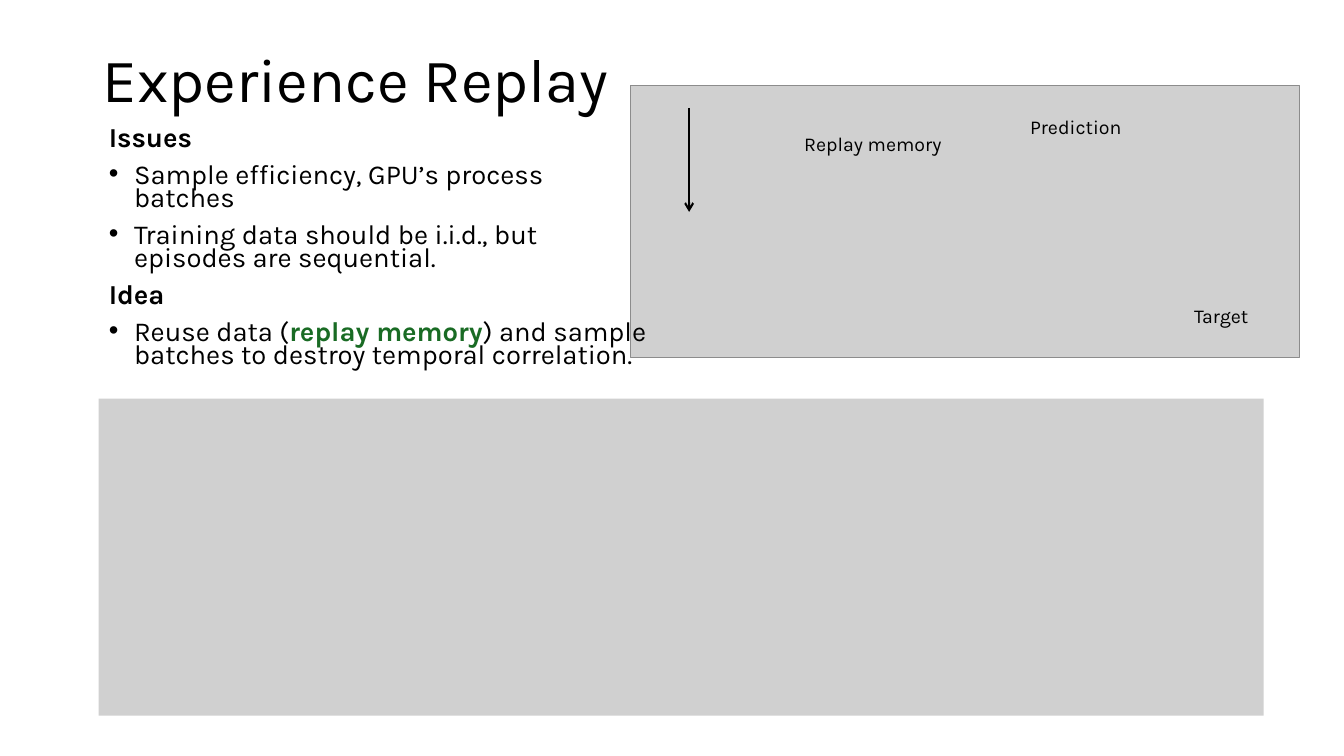
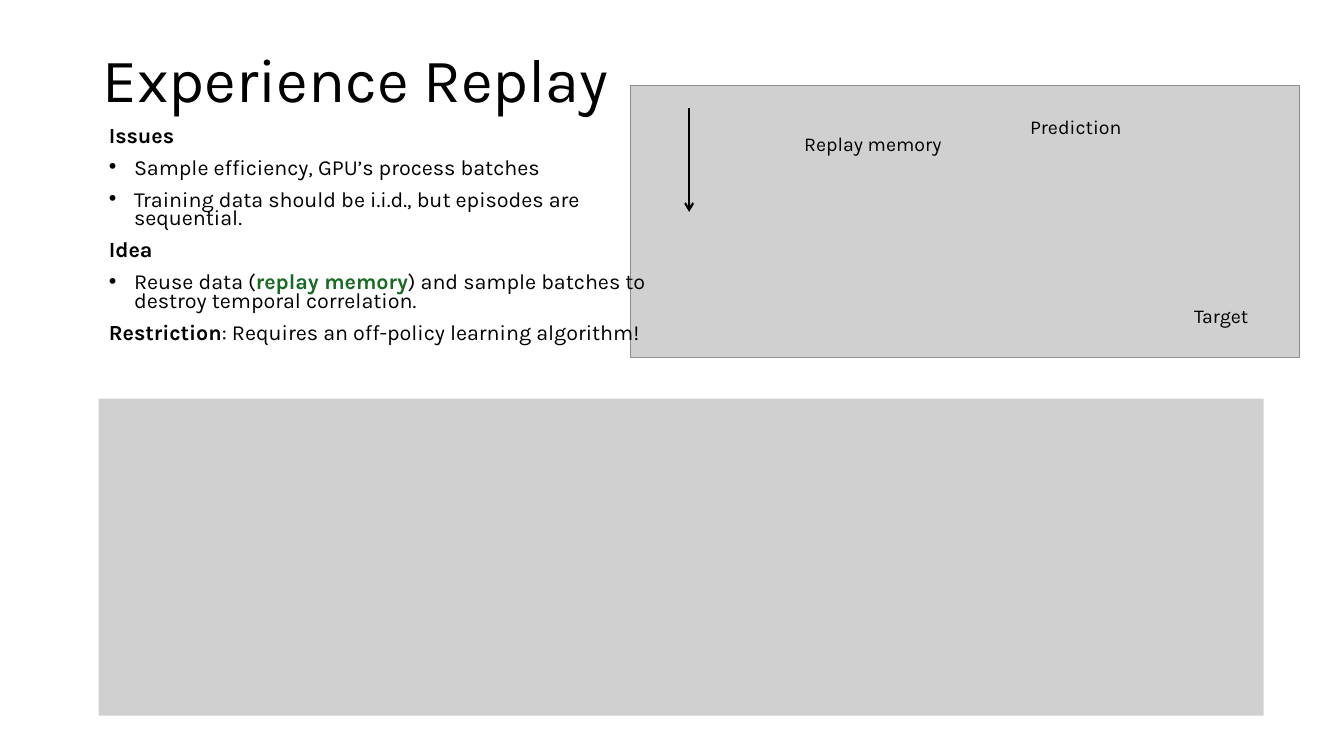
Before and after one commit to mhahsler/Introduction_to_Reinforcement_Learning, a slide deck: slide 14 of slides/Lecture_DRL.pptx. Drawn at 1344x756 pixels with LibreOffice and Linux fonts; fonts in the diff are those of the drawing; grey boxes stand for pictures. Boxes give left, top, right and bottom in pixels: in the first picture for what was removed or moved away, otherwise in the second. Text is boxed around its words. In the diff, an @@ line names an element or a change of style, - is before the commit and + after.

Commit message:
Added code slides.

```diff
--- a/slides/Lecture_DRL.pptx
+++ b/slides/Lecture_DRL.pptx
@@ text at <box>109,129,645,314</box>: size 19.6 to 15.4 pt in "Issues", "Sample efficiency, GPU’s process batches", "Training data should be i.i.d., but episodes ...", "Idea" and 1 more places @@
@@ text at <box>109,320,639,346</box>: paragraph added @@
+Restriction: Requires an off-policy learning algorithm!
```
Also in this commit, not shown: 1 other slide changed, 3 slides added, 1 other file.
